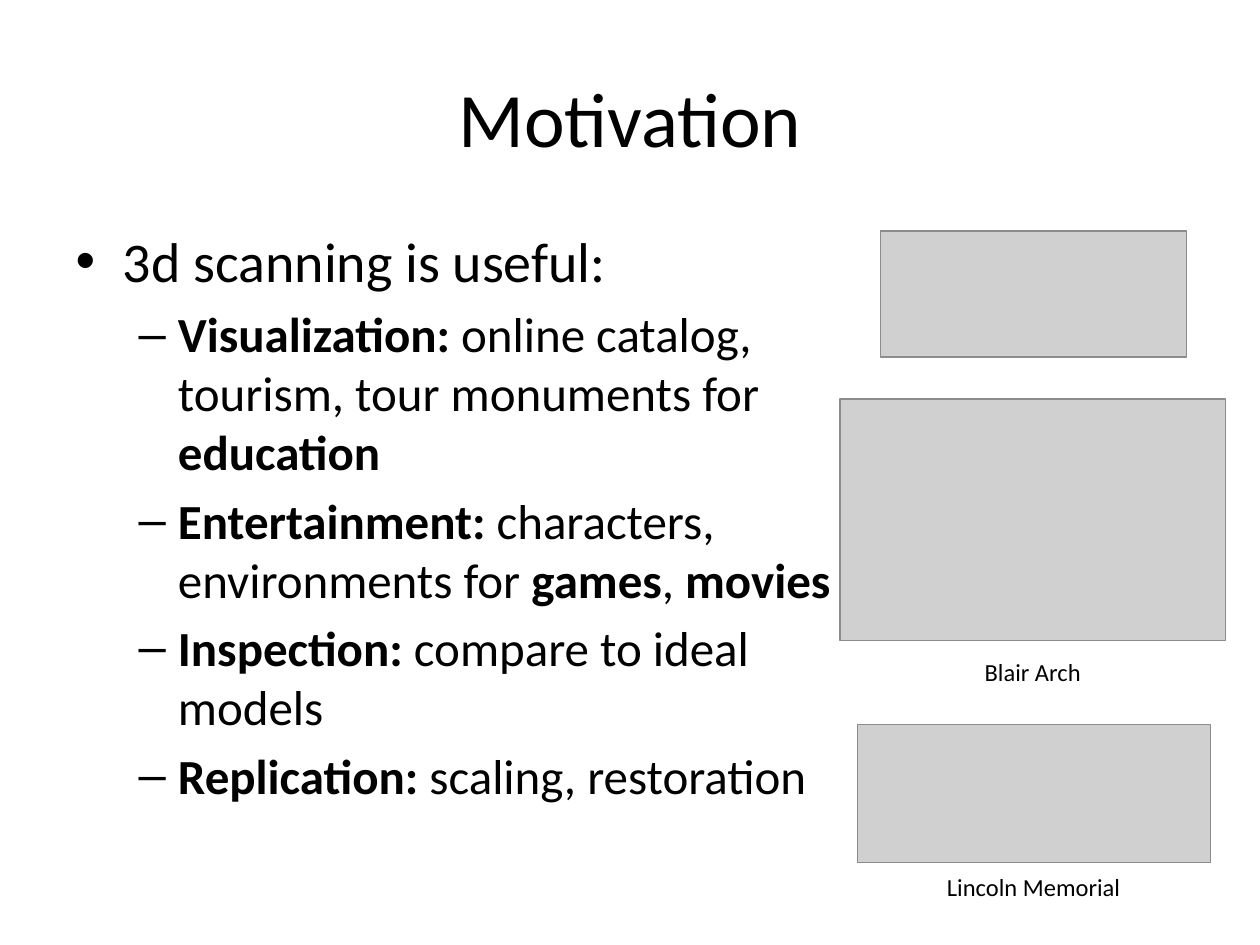
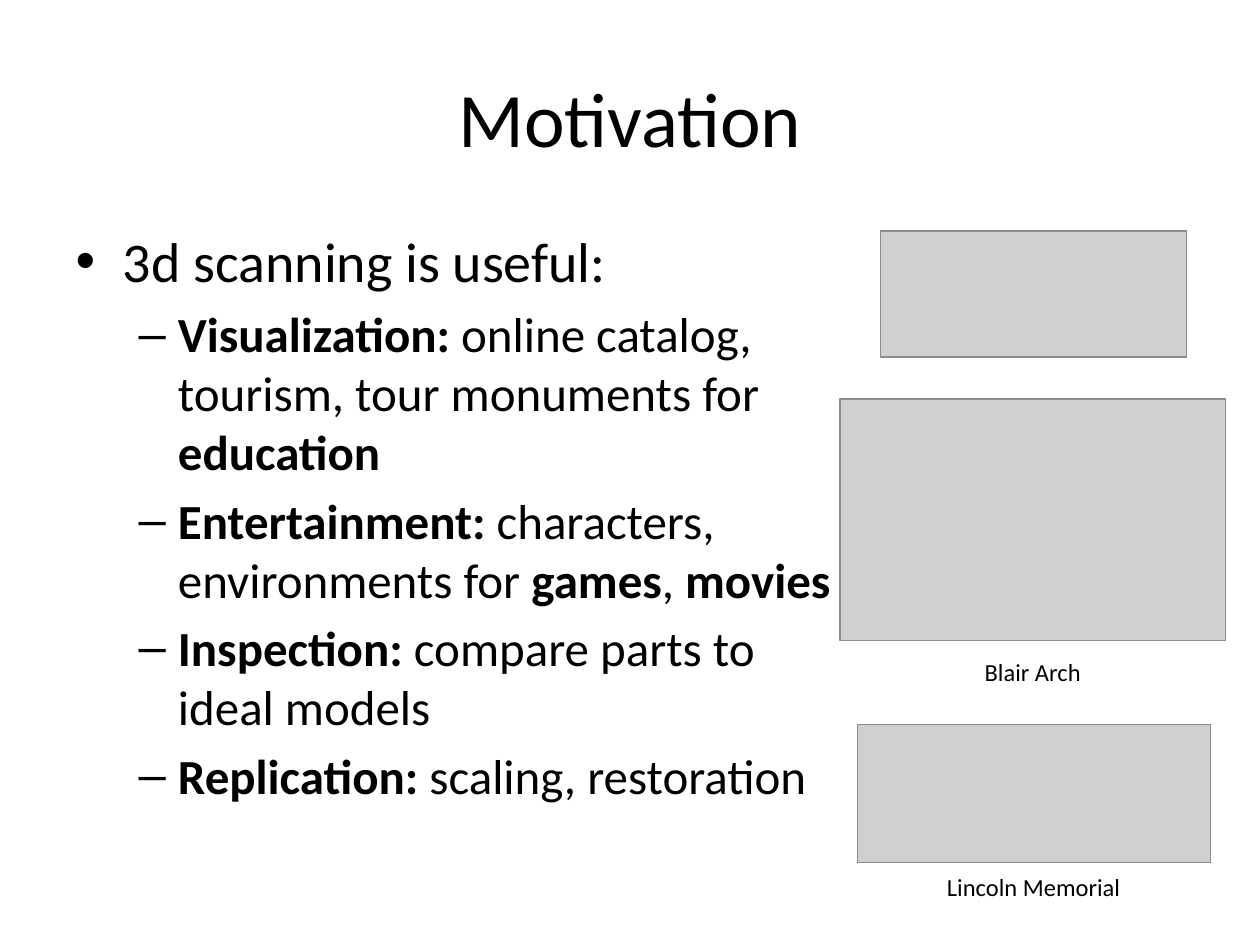
Before and after one commit to nikki93/thesis-2015, a slide deck: slide 3 of doc/proposal/thesis2015-proposal.pptx. Drawn at 1260x945 pixels with LibreOffice and Linux fonts; fonts in the diff are those of the drawing; grey boxes stand for pictures. Boxes give left, top, right and bottom in pixels: in the first picture for what was removed or moved away, otherwise in the second. Text is boxed around its words. In the diff, an @@ line names an element or a change of style, - is before the commit and + after.

Commit message:
fix typos, cleanup proposal presentation

```diff
--- a/doc/proposal/thesis2015-proposal.pptx
+++ b/doc/proposal/thesis2015-proposal.pptx
@@ text at box(178, 631, 755, 726): text changed @@
-  – Inspection: compare to ideal models
+  – Inspection: compare parts to ideal models
```
Also in this commit, not shown: 4 other slides changed, 1 other file.
